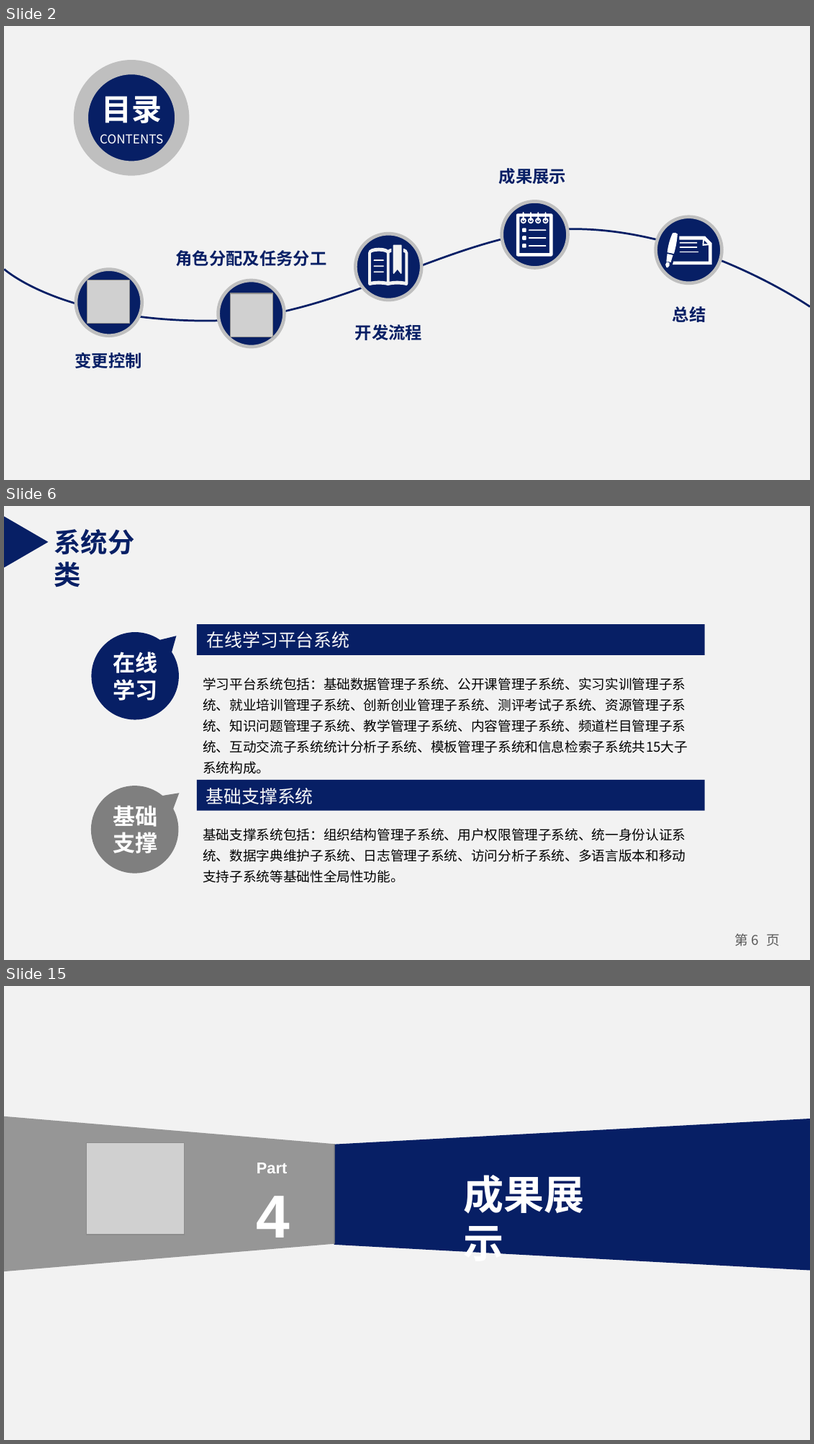
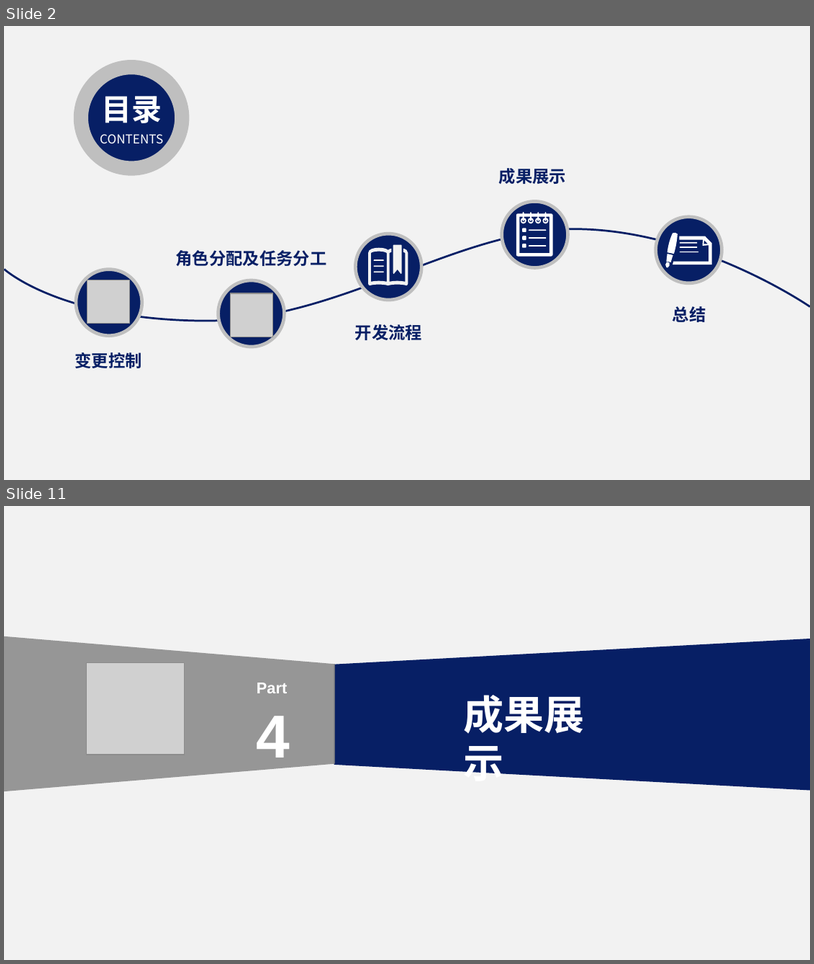
Before and after one commit to NillsWang/OlineEducationSys, a slide deck: practical_exloir/精化阶段/8组 阶段评审 刘杰 .pptx. Shown one above the other, each under a label of ours: slides 2, 6 and 15 before the commit, slides 2 and 11 after it; the slides between them are not shown. The pictures are 814x1444 and 814x964 pixels, drawn with LibreOffice and Linux fonts; fonts in the diff are those of the drawing; grey boxes stand for pictures. Boxes give left, top, right and bottom in pixels: in the first picture for what was removed or moved away, otherwise in the second. Text is boxed around its words. In the diff, an @@ line names an element or a change of style, - is before the commit and + after.

```diff
--- a/practical_exloir/精化阶段/8组 阶段评审 刘杰 .pptx
+++ b/practical_exloir/精化阶段/8组 阶段评审 刘杰 .pptx
@@ slide 6 removed at [4,506,810,960], background #F2F2F2 @@
@@ triangle removed at [5,516,49,568] @@
@@ text removed at [54,529,135,587] @@
-系统分类
@@ freeform shape removed at [74,605,208,739] @@
@@ rectangle removed at [197,624,705,654] @@
@@ text removed at [207,631,350,648] @@
-在线学习平台系统
@@ text removed at [113,651,158,700] @@
-在线
-学习
@@ text removed at [203,677,688,774] @@
-学习平台系统包括：基础数据管理子系统、公开课管理子系统、实习实训管理子系统、就业培训管理子系统、创新创业管理子系统、测评考试子系统、资源管理子系统、知识问题管理子系统、教学管理子系统、内容管理子系统、频道栏目管理子系统、互动交流子系统统计分析子系统、模板管理子系统和信息检索子系统共15大子系统构成。
@@ freeform shape removed at [74,759,208,891] @@
@@ rectangle removed at [197,780,705,810] @@
@@ text removed at [113,805,158,853] @@
-基础
-支撑
@@ text removed at [206,788,314,804] @@
-基础支撑系统
@@ text removed at [203,828,686,883] @@
-基础支撑系统包括：组织结构管理子系统、用户权限管理子系统、统一身份认证系统、数据字典维护子系统、日志管理子系统、访问分析子系统、多语言版本和移动支持子系统等基础性全局性功能。
@@ page number removed at [736,933,780,946] @@
-第 6 页
@@ what was slide 15 is now slide 11 @@
```
Also in this commit, not shown: 9 slides changed, 4 slides added, 7 other slides removed, 1 other file.
